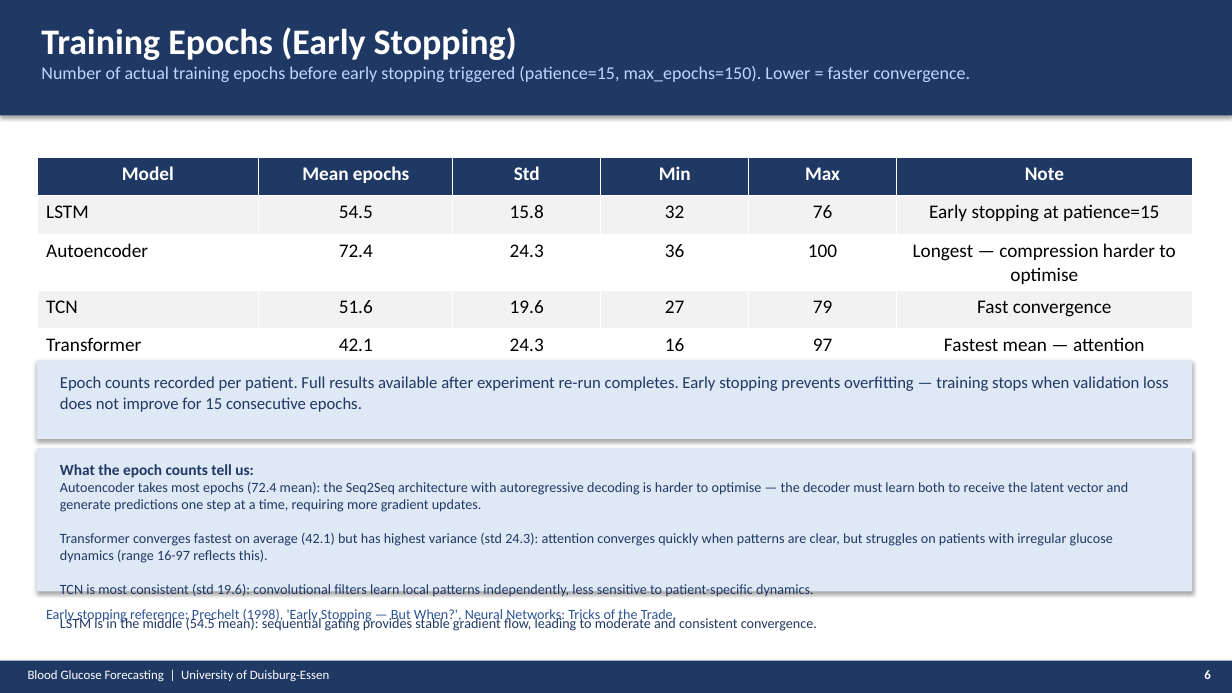
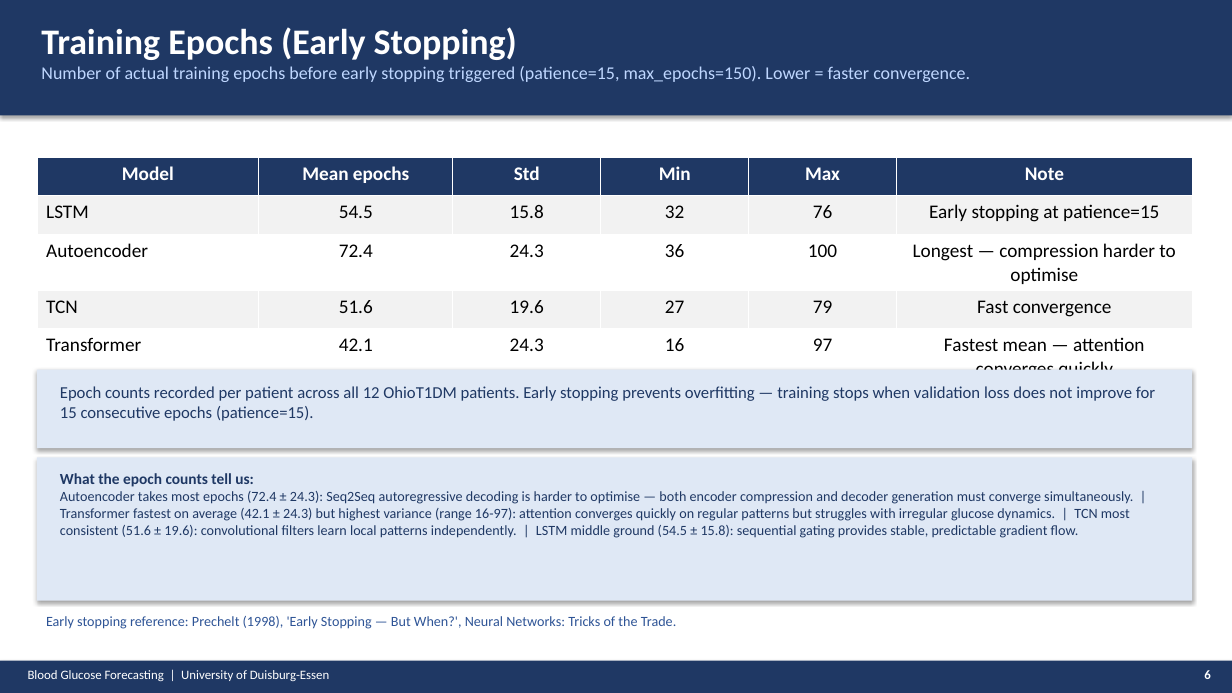
Before and after one commit to Abeeryanek/prediction-of-glucose-levels-in-type1-Diabetes, a slide deck: slide 6 of PRESENTATION_FINAL.pptx. Drawn at 1232x693 pixels with LibreOffice and Linux fonts; fonts in the diff are those of the drawing. Boxes give left, top, right and bottom in pixels: in the first picture for what was removed or moved away, otherwise in the second. Text is boxed around its words. In the diff, an @@ line names an element or a change of style, - is before the commit and + after.

```diff
--- a/PRESENTATION_FINAL.pptx
+++ b/PRESENTATION_FINAL.pptx
@@ text at <box>60,386,1155,421</box>: text changed @@
-Epoch counts recorded per patient. Full results available after experiment re-run completes. Early stopping prevents overfitting — training stops when validation loss does not improve for 15 consecutive epochs.
+Epoch counts recorded per patient across all 12 OhioT1DM patients. Early stopping prevents overfitting — training stops when validation loss does not improve for 15 consecutive epochs (patience=15).
@@ 2 rectangles, 1 text: place and size @@
-2 rectangles, 1 text at <box>37,360,1192,631</box>
+2 rectangles, 1 text at <box>37,370,1192,601</box>
@@ text at <box>60,491,1133,538</box>: text changed @@
-Autoencoder takes most epochs (72.4 mean): the Seq2Seq architecture with autoregressive decoding is harder to optimise — the decoder must learn both to receive the latent vector and generate predictions one step at a time, requiring more gradient updates.
-Transformer converges fastest on average (42.1) but has highest variance (std 24.3): attention converges quickly when patterns are clear, but struggles on patients with irregular glucose dynamics (range 16-97 reflects this).
-TCN is most consistent (std 19.6): convolutional filters learn local patterns independently, less sensitive to patient-specific dynamics.
-LSTM is in the middle (54.5 mean): sequential gating provides stable gradient flow, leading to moderate and consistent convergence.
+Autoencoder takes most epochs (72.4 ± 24.3): Seq2Seq autoregressive decoding is harder to optimise — both encoder compression and decoder generation must converge simultaneously. | Transformer fastest on average (42.1 ± 24.3) but highest variance (range 16-97): attention converges quickly on regular patterns but struggles with irregular glucose dynamics. | TCN most consistent (51.6 ± 19.6): convolutional filters learn local patterns independently. | LSTM middle ground (54.5 ± 15.8): sequential gating provides stable, predictable gradient flow.
@@ text "Early stopping reference: Prechelt (1998), ...": place and size @@
-text "Early stopping reference: Prechelt (1998), ..." at <box>46,609,676,623</box>
+text "Early stopping reference: Prechelt (1998), ..." at <box>46,616,676,629</box>
```
